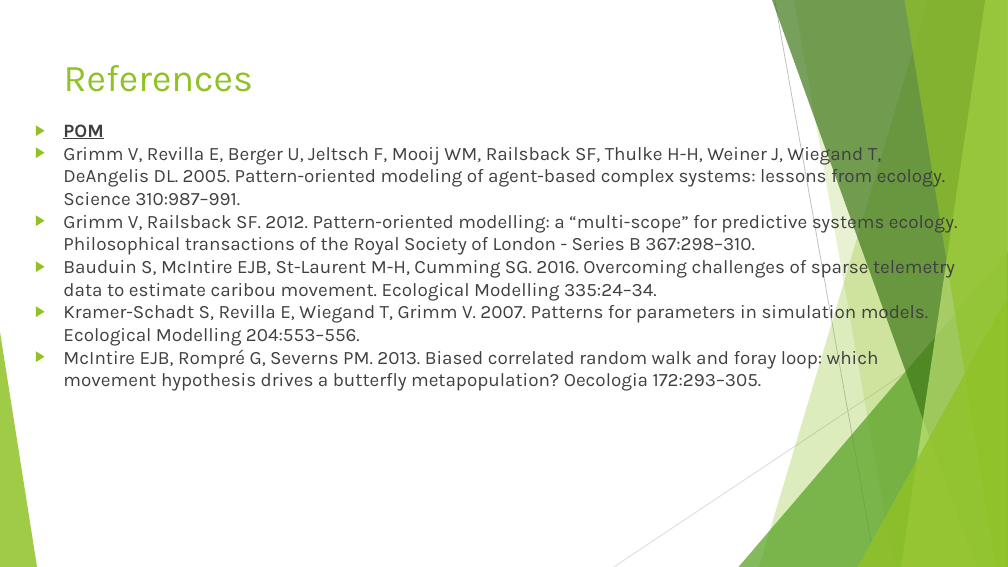
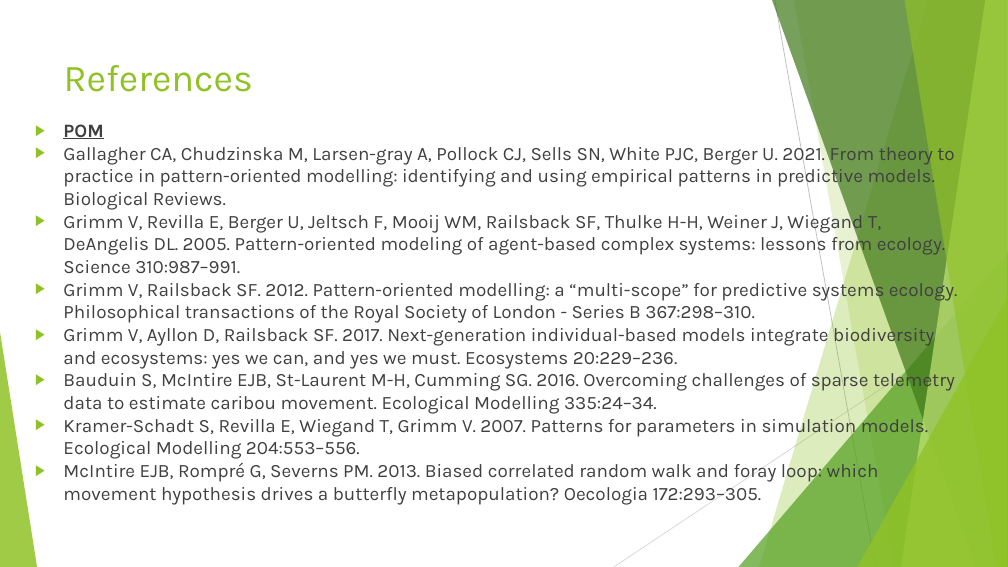
Before and after one commit to SarahBauduin/formation_IBM_NetLogoR, a slide deck: slide 16 of docs/slides/4_Parameter.pptx (slide 14 before the commit). Drawn at 1008x567 pixels with LibreOffice and Linux fonts; fonts in the diff are those of the drawing. Boxes give left, top, right and bottom in pixels: in the first picture for what was removed or moved away, otherwise in the second. Text is boxed around its words. In the diff, an @@ line names an element or a change of style, - is before the commit and + after.

Commit message:
Add figure about POM and new references in 4_Parameter.pptx

```diff
--- a/docs/slides/4_Parameter.pptx
+++ b/docs/slides/4_Parameter.pptx
@@ text at <box>63,143,954,210</box>: paragraph added @@
+▶ Gallagher CA, Chudzinska M, Larsen-gray A, Pollock CJ, Sells SN, White PJC, Berger U. 2021. From theory to practice in pattern-oriented modelling: identifying and using empirical patterns in predictive models. Biological Reviews.
@@ text at <box>63,324,934,369</box>: paragraph added @@
+▶ Grimm V, Ayllon D, Railsback SF. 2017. Next-generation individual-based models integrate biodiversity and ecosystems: yes we can, and yes we must. Ecosystems 20:229–236.
```
Also in this commit, not shown: 1 other slide changed, 2 slides added, 6 other files.
